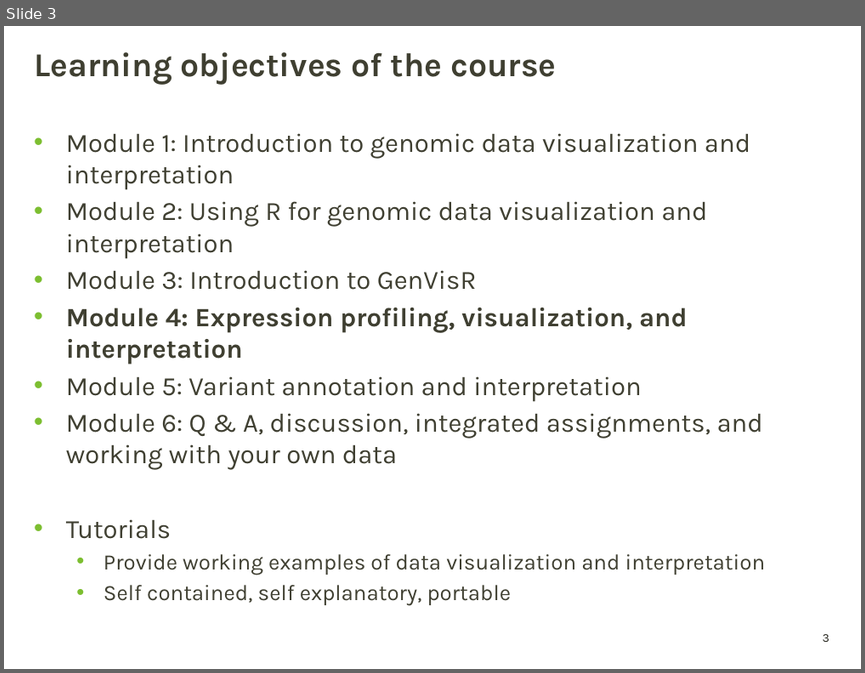
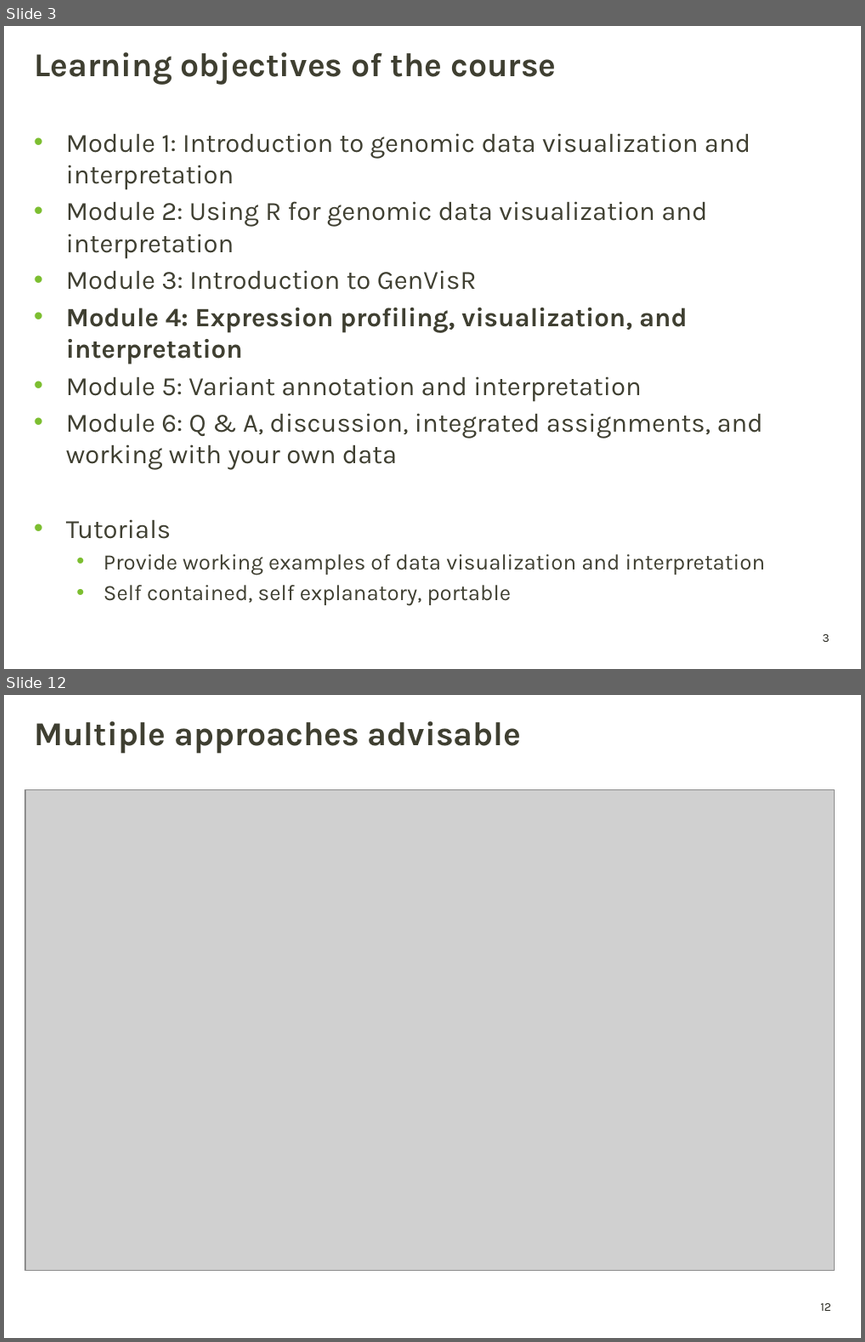
Before and after one commit to griffithlab/genviz.org, a slide deck: lectures/GenViz_Module4_Lecture.pptx. Shown one above the other, each under a label of ours: slide 3 before the commit, slides 3 and 12 after it; the slides between them are not shown. The pictures are 865x673 and 865x1342 pixels, drawn with LibreOffice and Linux fonts; fonts in the diff are those of the drawing; grey boxes stand for pictures; background and template pictures are left out. Boxes give left, top, right and bottom in pixels: in the first picture for what was removed or moved away, otherwise in the second. Text is boxed around its words. In the diff, an @@ line names an element or a change of style, - is before the commit and + after.

```diff
--- a/lectures/GenViz_Module4_Lecture.pptx
+++ b/lectures/GenViz_Module4_Lecture.pptx
@@ slide 12 added at bbox=[4, 695, 861, 1338], background picture (left out); not listed: 1 template element that a slide beside it also shows @@
@@ title added at bbox=[34, 721, 521, 754], 28 pt, text #3F3F32, bold @@
+Multiple approaches advisable
@@ picture added at bbox=[25, 790, 834, 1270] @@
```
Also in this commit, not shown: 1 slide changed, 8 other slides added, 1 other file.
